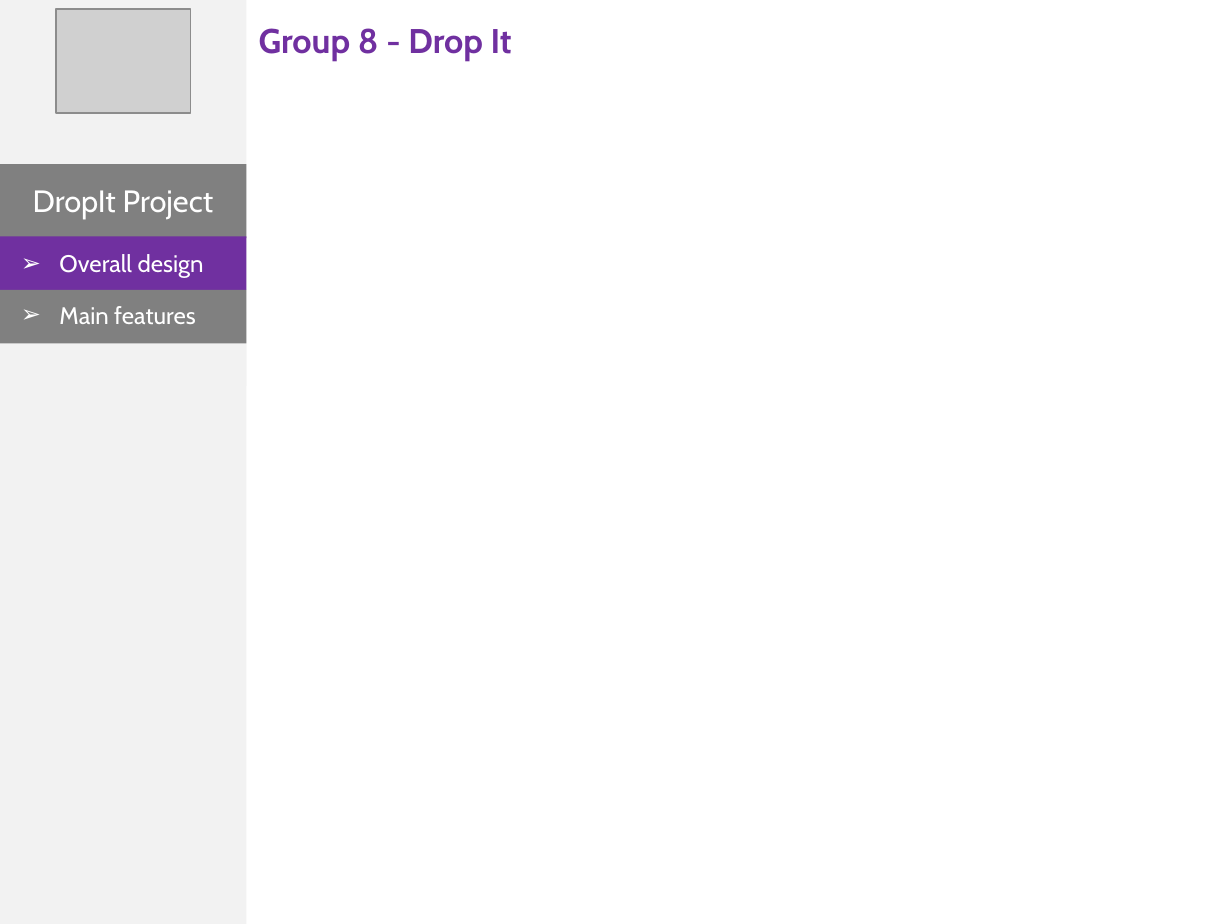
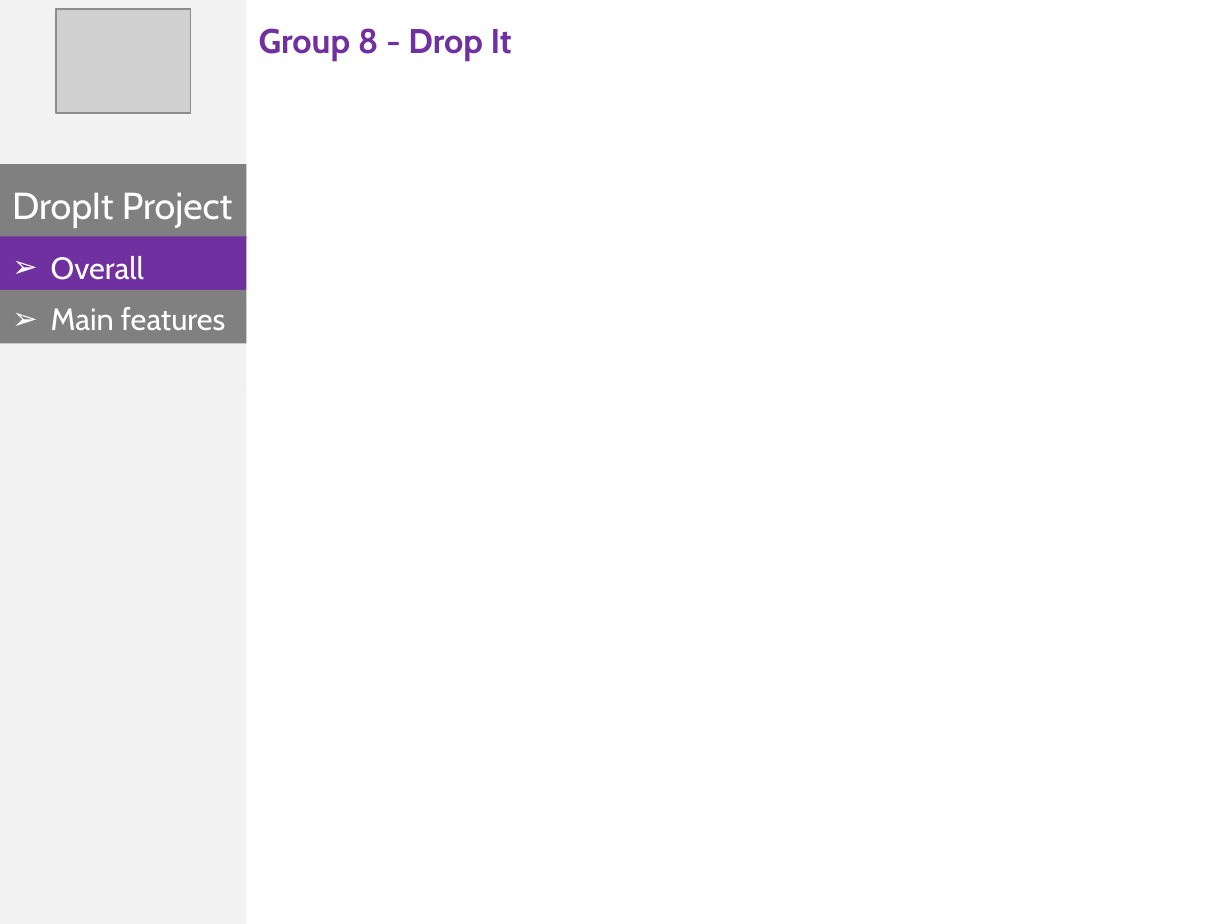
Before and after one commit to phonglk/fptu_capstone, a slide deck: slide 9 of Document/Present.pptx. Drawn at 1232x924 pixels with LibreOffice and Linux fonts; fonts in the diff are those of the drawing; grey boxes stand for pictures. Boxes give left, top, right and bottom in pixels: in the first picture for what was removed or moved away, otherwise in the second. Text is boxed around its words. In the diff, an @@ line names an element or a change of style, - is before the commit and + after.

```diff
--- a/Document/Present.pptx
+++ b/Document/Present.pptx
@@ text "DropIt Project": place and size @@
-text "DropIt Project" at [33, 190, 213, 219]
+text "DropIt Project" at [12, 192, 232, 228]
@@ text "DropIt Project" at [12, 192, 232, 228]: size 18 to 22 pt @@
@@ text "Overall design" at [51, 256, 144, 322]: size 14 to 18 pt @@
@@ text "Overall design": place and size @@
-text "Overall design" at [59, 254, 204, 278]
+text "Overall design" at [51, 256, 144, 322]
@@ text "Main features": place and size @@
-text "Main features" at [59, 306, 196, 324]
+text "Main features" at [51, 307, 226, 330]
@@ text "Main features" at [51, 307, 226, 330]: size 14 to 18 pt @@
```
Also in this commit, not shown: 17 other slides changed.
